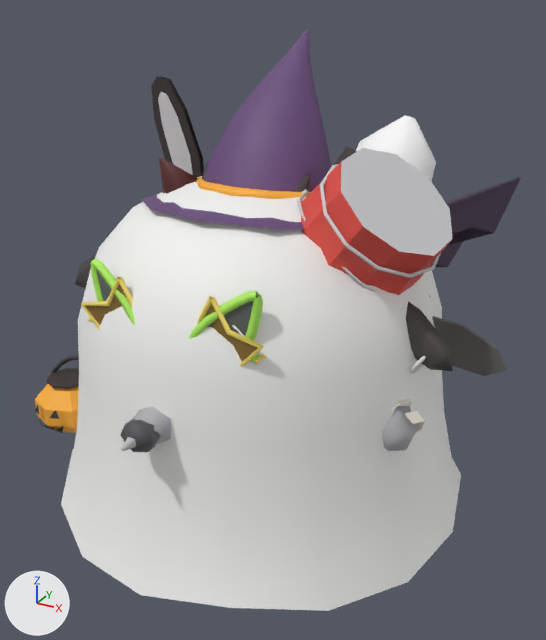
The FBX model Assets/Models/Characters/Visitors.fbx, before and after one commit.
Both versions are drawn from a 50 mm camera at (0.843, -1.47, 1.19) aimed at (0.018, 0.03, 0.44). Arrows for +X, +Y and +Z are at lower left; the lights stay in place. The first picture is the older version. Where no turn or scale is listed for an object, it has been applied to the vertices.

Names of what the first picture shows: 'Costume_AlienSunglasses', 'Costume_BatWings', 'Costume_BunnyHeadband', 'Costume_PumpkinBasket', 'Costume_StarSunglasses', 'Costume_WitchHat', 'Fake_GoatEars', 'Fake_PaintBucket', 'Fake_RaccoonTail', 'Ghost_Sheet', 'Koon_Nose', 'Oma_Ears' and 7 more.
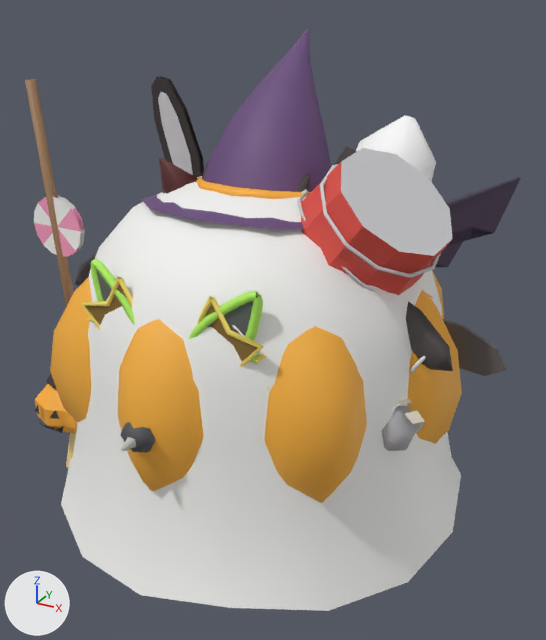
Scene script edits in JSON lines:
```json
{"op": "add", "block": "mat_costumepink", "code": ["mat_costumepink = principled_material('CostumePink')", "mat_costumepink.base_color = (0.95, 0.35, 0.55)  # pink #f9a0c4", "mat_costumepink.roughness = 0.6"]}
{"op": "add", "block": "mat_pumpkinshell", "code": ["mat_pumpkinshell = principled_material('PumpkinShell')", "mat_pumpkinshell.base_color = (0.95, 0.45, 0.05)  # orange #f9b33f", "mat_pumpkinshell.roughness = 0.6"]}
{"op": "add", "block": "mat_pumpkinstem", "code": ["mat_pumpkinstem = principled_material('PumpkinStem')", "mat_pumpkinstem.base_color = (0.25, 0.45, 0.15)  # green #89b36c", "mat_pumpkinstem.roughness = 0.6"]}
{"op": "add", "block": "mat_pumpkinglow", "code": ["mat_pumpkinglow = principled_material('PumpkinGlow')", "mat_pumpkinglow.base_color = (0.98, 0.82, 0.22)  # yellow #fdea81", "mat_pumpkinglow.roughness = 0.6"]}
{"op": "add", "block": "mat_costumestraw", "code": ["mat_costumestraw = principled_material('CostumeStraw')", "mat_costumestraw.base_color = (0.86, 0.68, 0.28)  # yellow #efd790", "mat_costumestraw.roughness = 0.6"]}
{"op": "add", "block": "me_costume_lollipop", "code": ["me_costume_lollipop = bpy.data.meshes.new('Costume_Lollipop')", "me_costume_lollipop.from_pydata(...)  # 48 vertices, 48 faces; spans x -0.537..-0.387, y -0.179..-0.163, z 0.282..0.738", "# faces by material slot: [32, 16]", "me_costume_lollipop.materials.append(mat_costumewhite)  # white #f9f9f7", "me_costume_lollipop.materials.append(mat_costumepink)  # pink #f9a0c4"]}
{"op": "add", "block": "me_pumpkin_helmet", "code": ["me_pumpkin_helmet = bpy.data.meshes.new('Pumpkin_Helmet')", "me_pumpkin_helmet.from_pydata(...)  # 521 vertices, 551 faces; spans x -0.504..0.504, y -0.504..0.504, z 0.0..0.848", "# faces by material slot: [384, 152, 15]", "me_pumpkin_helmet.materials.append(mat_pumpkinshell)  # orange #f9b33f", "me_pumpkin_helmet.materials.append(mat_pumpkinglow)  # yellow #fdea81", "me_pumpkin_helmet.materials.append(mat_pumpkinstem)  # green #89b36c"]}
{"op": "add", "block": "me_costume_broom", "code": ["me_costume_broom = bpy.data.meshes.new('Costume_Broom')", "me_costume_broom.from_pydata(...)  # 69 vertices, 76 faces; spans x -0.51..-0.346, y -0.251..-0.091, z 0.0..1.001", "# faces by material slot: [20, 32, 24]", "me_costume_broom.materials.append(mat_propstrap)  # brown #a07c59", "me_costume_broom.materials.append(mat_costumedark)  # dark grey #383030", "me_costume_broom.materials.append(mat_costumestraw)  # yellow #efd790"]}
{"op": "add", "block": "ob_costume_lollipop", "code": ["ob_costume_lollipop = bpy.data.objects.new('Costume_Lollipop', me_costume_lollipop)", "ob_costume_lollipop.location = (0.0, 0.0, 0.0)"]}
{"op": "add", "block": "ob_pumpkin_helmet", "code": ["ob_pumpkin_helmet = bpy.data.objects.new('Pumpkin_Helmet', me_pumpkin_helmet)", "ob_pumpkin_helmet.location = (0.0, 0.0, 0.0)"]}
{"op": "add", "block": "ob_costume_broom", "code": ["ob_costume_broom = bpy.data.objects.new('Costume_Broom', me_costume_broom)", "ob_costume_broom.location = (0.0, 0.0, 0.0)"]}
```

Location of each change, (x1, y1, x2, y2) in pixels of the pictures (546 x 640 px):
```json
{"object": "Pumpkin_Helmet", "change": "added", "after": [50, 271, 462, 503], "faces in mat_pumpkinshell (orange #f9b33f)": [50, 271, 462, 503]}
{"object": "Costume_Broom", "change": "added", "after": [25, 79, 76, 469], "faces in mat_propstrap (brown #a07c59)": [25, 79, 74, 307], "faces in mat_costumestraw (yellow #efd790)": [66, 433, 76, 469]}
{"object": "Costume_Lollipop", "change": "added", "after": [34, 195, 85, 257], "faces in mat_costumewhite (white #f9f9f7)": [34, 195, 85, 255], "faces in mat_costumepink (pink #f9a0c4)": [34, 195, 85, 257]}
```
